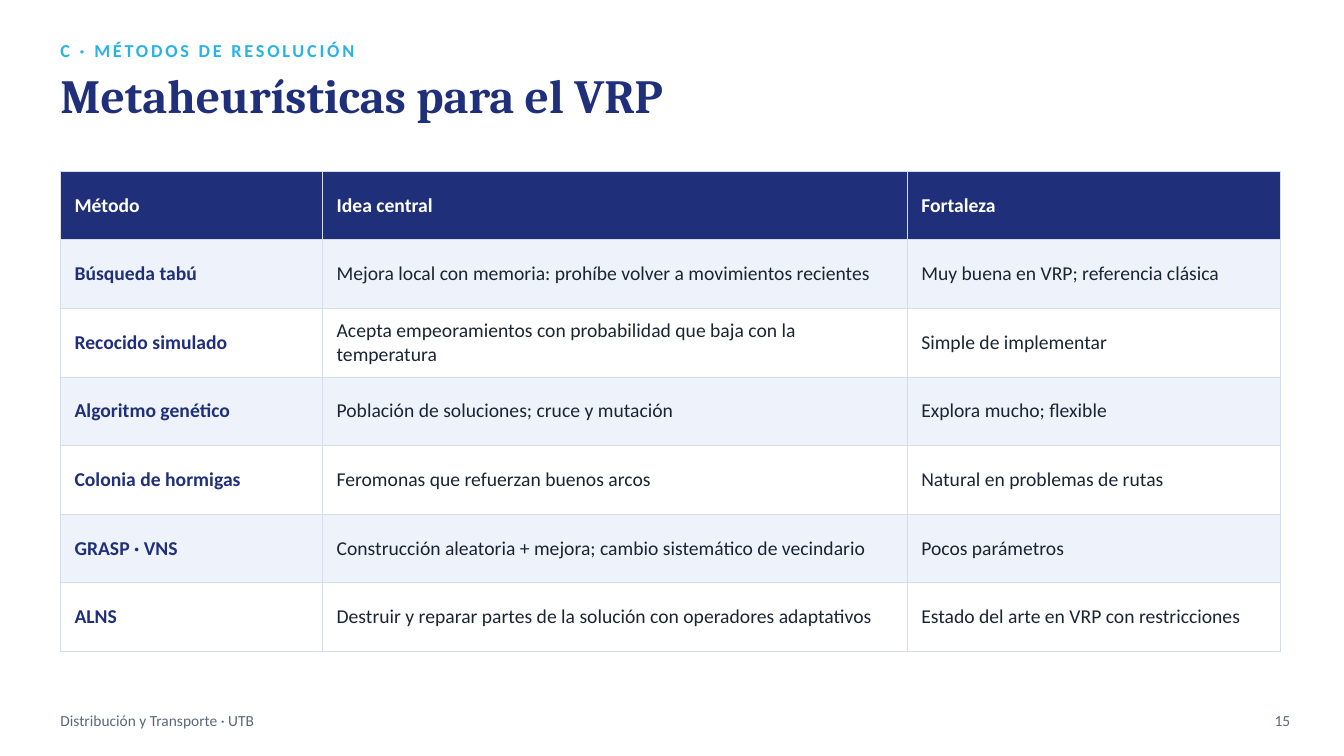
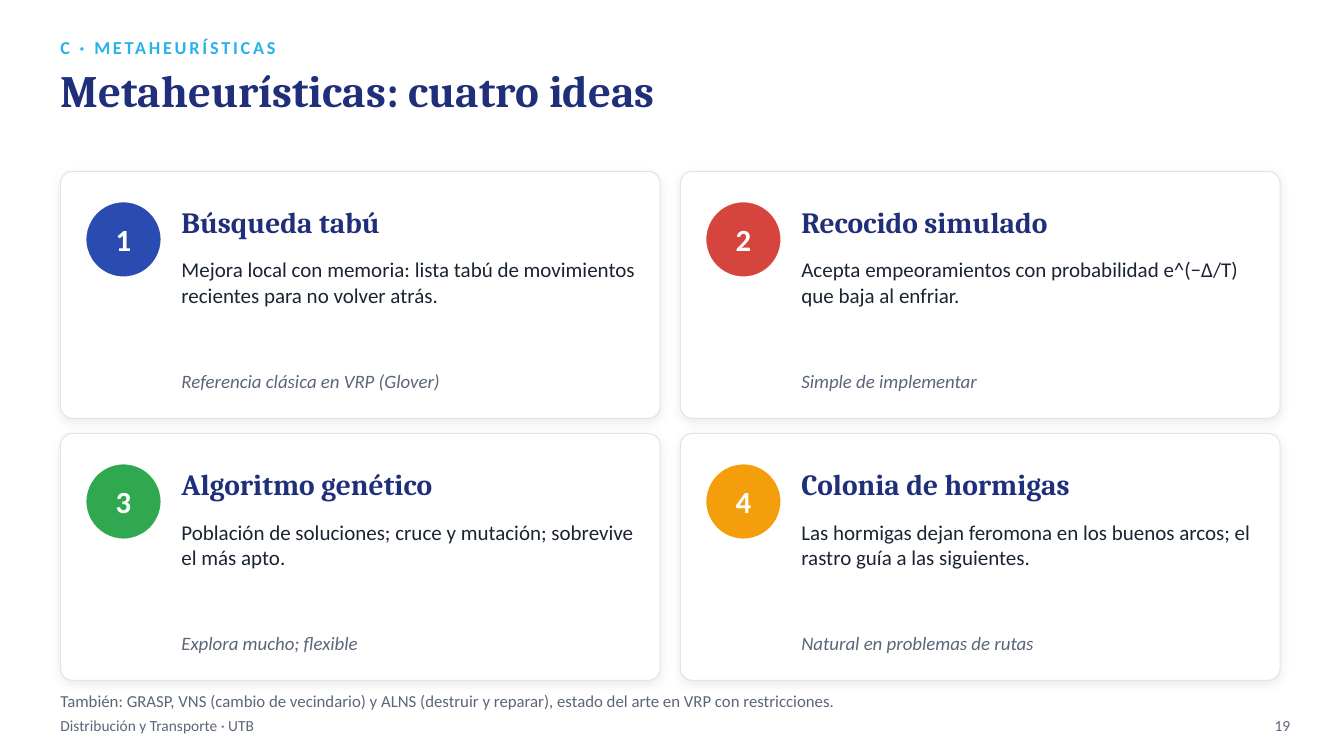
Before and after one commit to sebastianslg/grafosapp, a slide deck: slide 19 of Exposicion_Ruteo_de_Vehiculos.pptx (slide 15 before the commit). Drawn at 1344x756 pixels with LibreOffice and Linux fonts; fonts in the diff are those of the drawing. Boxes give left, top, right and bottom in pixels: in the first picture for what was removed or moved away, otherwise in the second. Text is boxed around its words. In the diff, an @@ line names an element or a change of style, - is before the commit and + after.

```diff
--- a/Exposicion_Ruteo_de_Vehiculos.pptx
+++ b/Exposicion_Ruteo_de_Vehiculos.pptx
@@ text at box(60, 42, 70, 54): text changed @@
-C · MÉTODOS DE RESOLUCIÓN
+C · METAHEURÍSTICAS
@@ text at box(60, 75, 655, 108): text changed; size 34 to 32 pt @@
-Metaheurísticas para el VRP
+Metaheurísticas: cuatro ideas
@@ table removed at box(60, 171, 1280, 630), 7 rows, 3 columns @@
-Método | Idea central | Fortaleza
-Búsqueda tabú | Mejora local con memoria: prohíbe volver a movimientos recientes | Muy buena en VRP; referencia clásica
-Recocido simulado | Acepta empeoramientos con probabilidad que baja con la temperatura | Simple de implementar
-Algoritmo genético | Población de soluciones; cruce y mutación | Explora mucho; flexible
-Colonia de hormigas | Feromonas que refuerzan buenos arcos | Natural en problemas de rutas
-GRASP · VNS | Construcción aleatoria + mejora; cambio sistemático de vecindario | Pocos parámetros
-ALNS | Destruir y reparar partes de la solución con operadores adaptativos | Estado del arte en VRP con restricciones
@@ rounded rectangle added at box(60, 171, 660, 418), fill #FFFFFF, outline #DCE4F2 0.75 pt @@
@@ rounded rectangle added at box(681, 171, 1280, 418), fill #FFFFFF, outline #DCE4F2 0.75 pt @@
@@ ellipse added at box(86, 202, 161, 277), fill #2A4BB0, outline #FFFFFF 1 pt @@
@@ ellipse added at box(706, 202, 781, 277), fill #D6453D, outline #FFFFFF 1 pt @@
@@ text added at box(116, 231, 132, 251), 22 pt, text #FFFFFF, bold @@
+1
@@ text added at box(181, 212, 380, 240), 21 pt, text #1F2F7A, bold @@
+Búsqueda tabú
@@ text added at box(736, 231, 752, 251), 22 pt, text #FFFFFF, bold @@
+2
@@ text added at box(801, 212, 1047, 234), 21 pt, text #1F2F7A, bold @@
+Recocido simulado
@@ text added at box(181, 262, 635, 307), 15 pt, text #1B2433 @@
+Mejora local con memoria: lista tabú de movimientos recientes para no volver atrás.
@@ text added at box(801, 262, 1238, 307), 15 pt, text #1B2433 @@
+Acepta empeoramientos con probabilidad e^(−Δ/T) que baja al enfriar.
@@ text added at box(181, 374, 440, 391), 13.5 pt, text #5B667A, italic @@
+Referencia clásica en VRP (Glover)
@@ text added at box(801, 375, 977, 391), 13.5 pt, text #5B667A, italic @@
+Simple de implementar
@@ rounded rectangle added at box(60, 434, 660, 681), fill #FFFFFF, outline #DCE4F2 0.75 pt @@
@@ rounded rectangle added at box(681, 434, 1280, 681), fill #FFFFFF, outline #DCE4F2 0.75 pt @@
@@ ellipse added at box(86, 464, 161, 539), fill #2FA84F, outline #FFFFFF 1 pt @@
@@ text added at box(181, 474, 432, 502), 21 pt, text #1F2F7A, bold @@
+Algoritmo genético
@@ ellipse added at box(706, 464, 781, 539), fill #F59E0B, outline #FFFFFF 1 pt @@
@@ text added at box(801, 474, 1070, 502), 21 pt, text #1F2F7A, bold @@
+Colonia de hormigas
@@ text added at box(116, 493, 132, 514), 22 pt, text #FFFFFF, bold @@
+3
@@ text added at box(736, 493, 752, 513), 22 pt, text #FFFFFF, bold @@
+4
@@ text added at box(181, 525, 633, 569), 15 pt, text #1B2433 @@
+Población de soluciones; cruce y mutación; sobrevive el más apto.
@@ text added at box(801, 525, 1250, 569), 15 pt, text #1B2433 @@
+Las hormigas dejan feromona en los buenos arcos; el rastro guía a las siguientes.
@@ text added at box(181, 637, 358, 653), 13.5 pt, text #5B667A, italic @@
+Explora mucho; flexible
@@ text added at box(801, 637, 1033, 653), 13.5 pt, text #5B667A, italic @@
+Natural en problemas de rutas
@@ text "Distribución y Transporte · UTB": place and size @@
-text "Distribución y Transporte · UTB" at box(60, 715, 254, 729)
+text "Distribución y Transporte · UTB" at box(60, 720, 254, 734)
@@ text added at box(60, 695, 833, 710), 12 pt, text #5B667A @@
+También: GRASP, VNS (cambio de vecindario) y ALNS (destruir y reparar), estado del arte en VRP con restricciones.
@@ text removed at box(1275, 716, 1291, 726) @@
-15
@@ text added at box(1275, 721, 1291, 731), 11 pt, text #5B667A @@
+19
```
Also in this commit, not shown: 13 other slides changed, 16 slides added, 6 slides removed.
